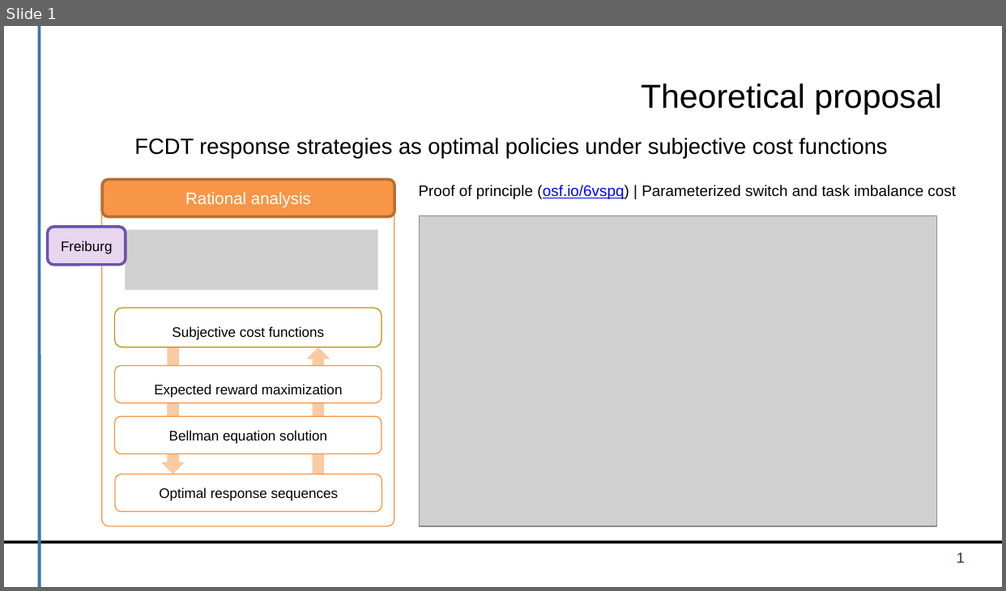
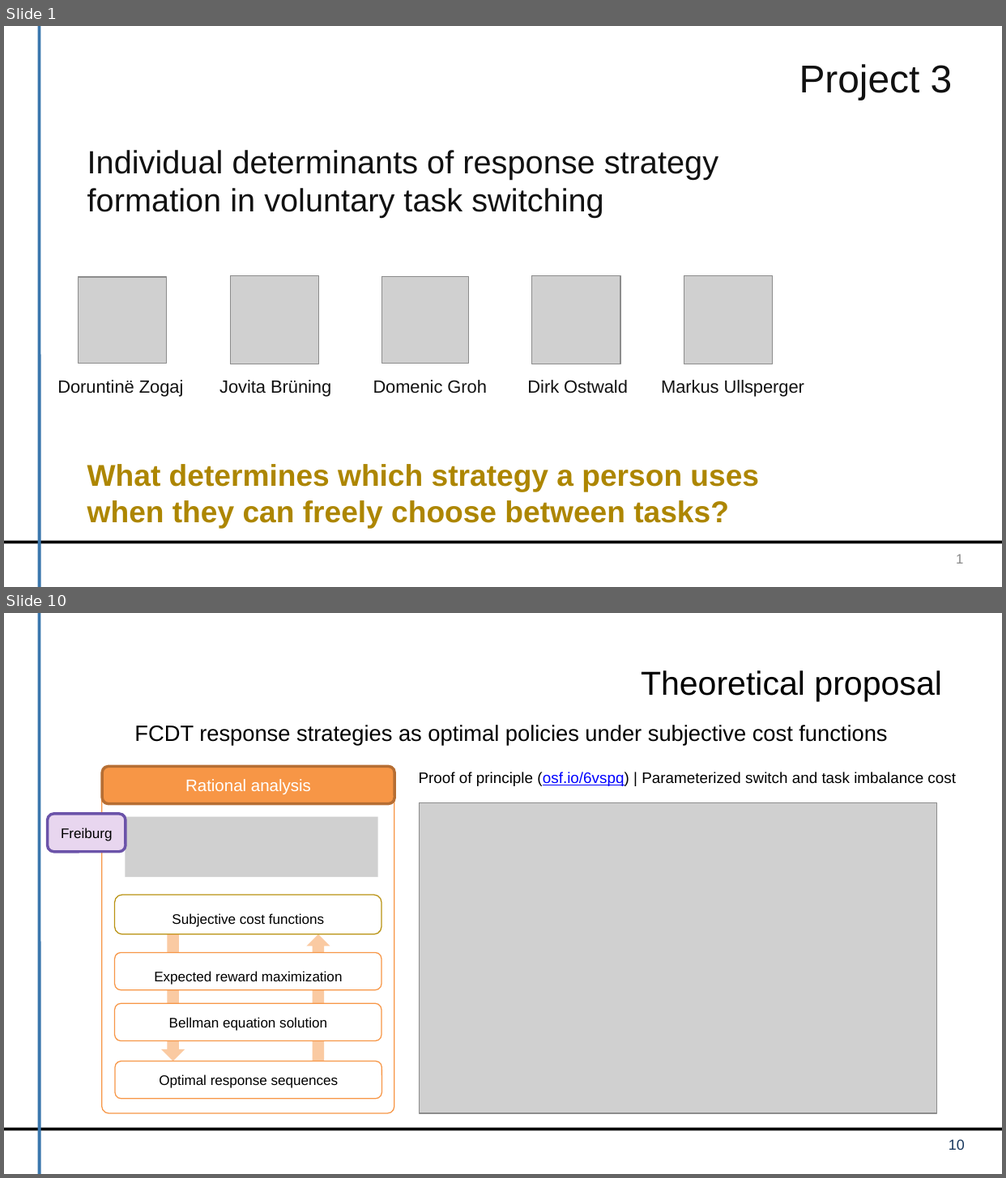
Before and after one commit to dirk-ostwald/Optimal-dual-task-performance, a slide deck: presentation/TP3-Kick-Off-Presentation.pptx. Shown one above the other, each under a label of ours: slide 1 before the commit, slides 1 and 10 after it; the slides between them are not shown. The pictures are 1006x591 and 1006x1178 pixels, drawn with LibreOffice and Linux fonts; fonts in the diff are those of the drawing; grey boxes stand for pictures; background and template pictures are left out. Boxes give left, top, right and bottom in pixels: in the first picture for what was removed or moved away, otherwise in the second. Text is boxed around its words. In the diff, an @@ line names an element or a change of style, - is before the commit and + after.

```diff
--- a/presentation/TP3-Kick-Off-Presentation.pptx
+++ b/presentation/TP3-Kick-Off-Presentation.pptx
@@ slide 1 added at (x1=4, y1=26, x2=1002, y2=587), background #FFFFFF; not listed: 2 template elements that a slide beside it also shows @@
@@ text added at (x1=799, y1=64, x2=953, y2=100), 28 pt, text #111111 @@
+Project 3
@@ text added at (x1=87, y1=150, x2=718, y2=218), 23.2 pt, text #111111 @@
+Individual determinants of response strategy
+formation in voluntary task switching
@@ picture added at (x1=78, y1=278, x2=166, y2=364) @@
@@ picture added at (x1=231, y1=276, x2=319, y2=365) @@
@@ picture added at (x1=382, y1=277, x2=469, y2=365) @@
@@ picture added at (x1=532, y1=276, x2=620, y2=365) @@
@@ picture added at (x1=684, y1=276, x2=773, y2=365) @@
@@ text added at (x1=57, y1=380, x2=184, y2=397), 12.8 pt, text #111111 @@
+Doruntinë Zogaj
@@ text added at (x1=219, y1=380, x2=331, y2=397), 12.8 pt, text #111111 @@
+Jovita Brüning
@@ text added at (x1=373, y1=380, x2=487, y2=394), 12.8 pt, text #111111 @@
+Domenic Groh
@@ text added at (x1=527, y1=380, x2=628, y2=394), 12.8 pt, text #111111 @@
+Dirk Ostwald
@@ text added at (x1=661, y1=380, x2=804, y2=397), 12.8 pt, text #111111 @@
+Markus Ullsperger
@@ text added at (x1=87, y1=464, x2=759, y2=527), 21.8 pt, text #AD8600, bold @@
+What determines which strategy a person uses
+when they can freely choose between tasks?
@@ text added at (x1=956, y1=554, x2=963, y2=564), 9.8 pt, text #888888 @@
+1
@@ what was slide 1 is now slide 10 @@
@@ page number at (x1=948, y1=1139, x2=965, y2=1150): text changed @@
-1
+10
```
Also in this commit, not shown: 4 slides changed, 45 other slides added, 4 other files.
